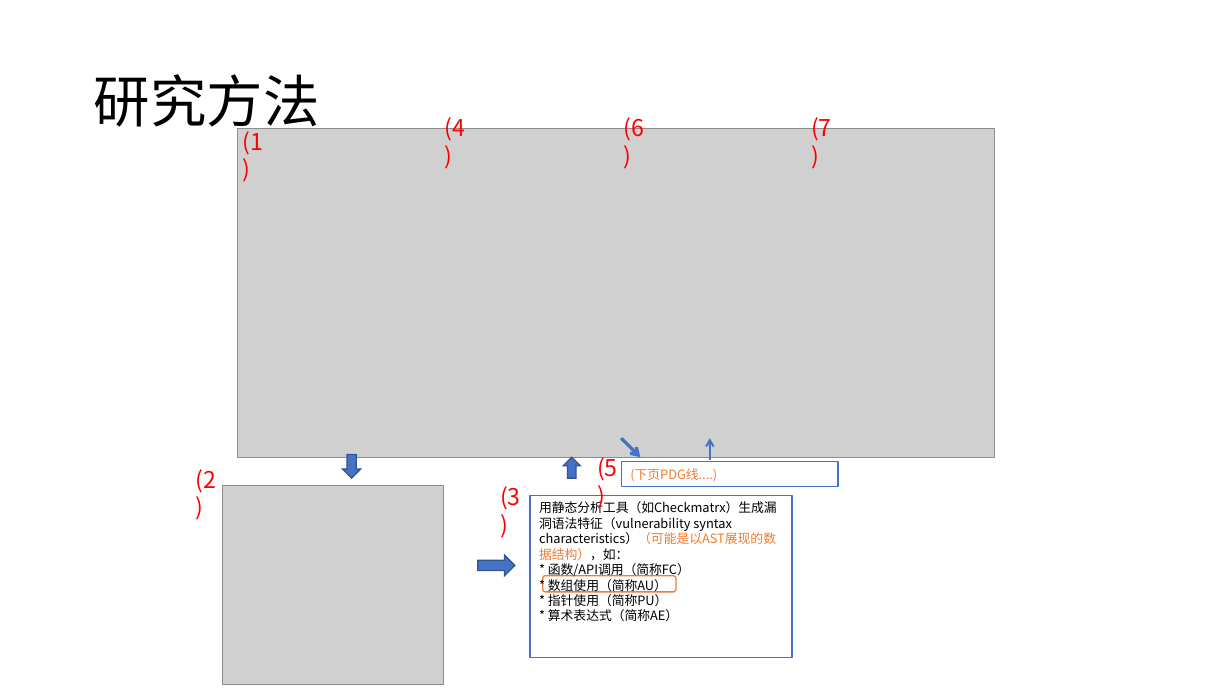
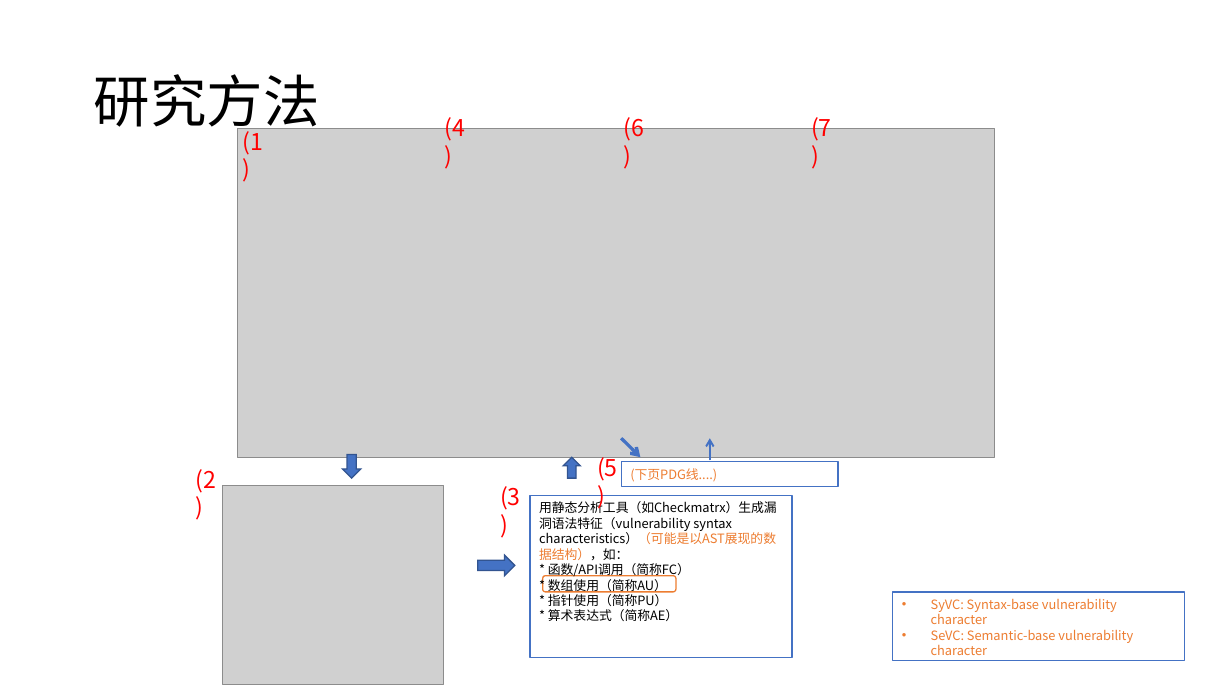
Before and after one commit to kevinva/paperReport, a slide deck: slide 14 of presentation/hezhi_vuldeepecker_sysevr.pptx. Drawn at 1232x693 pixels with LibreOffice and Linux fonts; fonts in the diff are those of the drawing; grey boxes stand for pictures. Boxes give left, top, right and bottom in pixels: in the first picture for what was removed or moved away, otherwise in the second. Text is boxed around its words. In the diff, an @@ line names an element or a change of style, - is before the commit and + after.

Commit message:
ppt

```diff
--- a/presentation/hezhi_vuldeepecker_sysevr.pptx
+++ b/presentation/hezhi_vuldeepecker_sysevr.pptx
@@ rectangle added at (x1=893, y1=592, x2=1185, y2=661), outline #4472C4 1 pt, 10 pt, text #ED7D31 @@
+• SyVC: Syntax-base vulnerability character
+• SeVC: Semantic-base vulnerability character
```
Also in this commit, not shown: 1 other slide changed.
